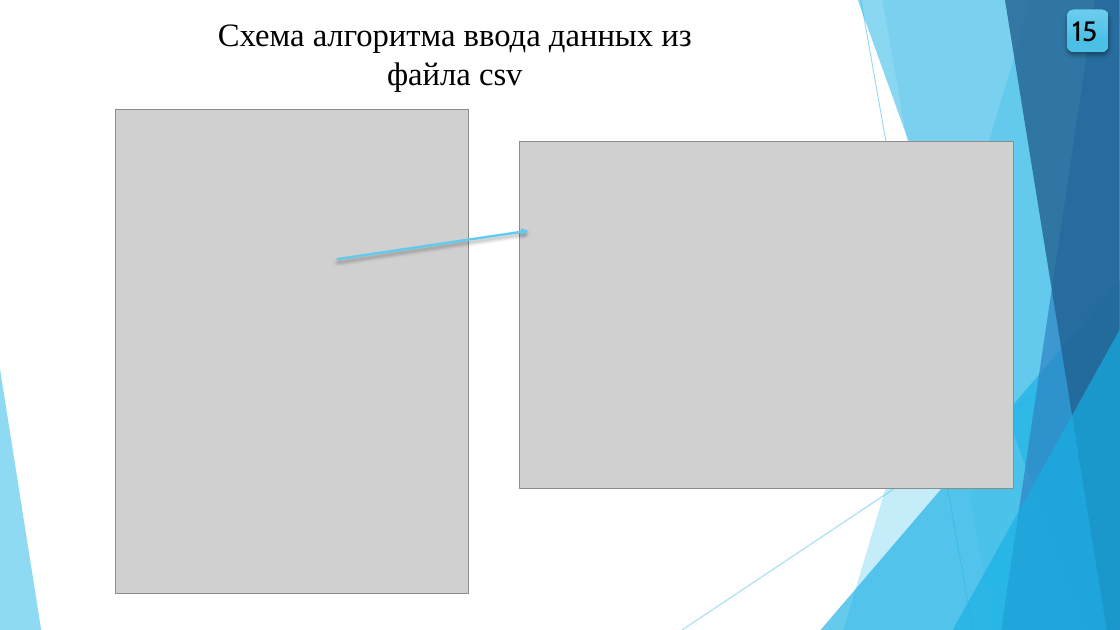
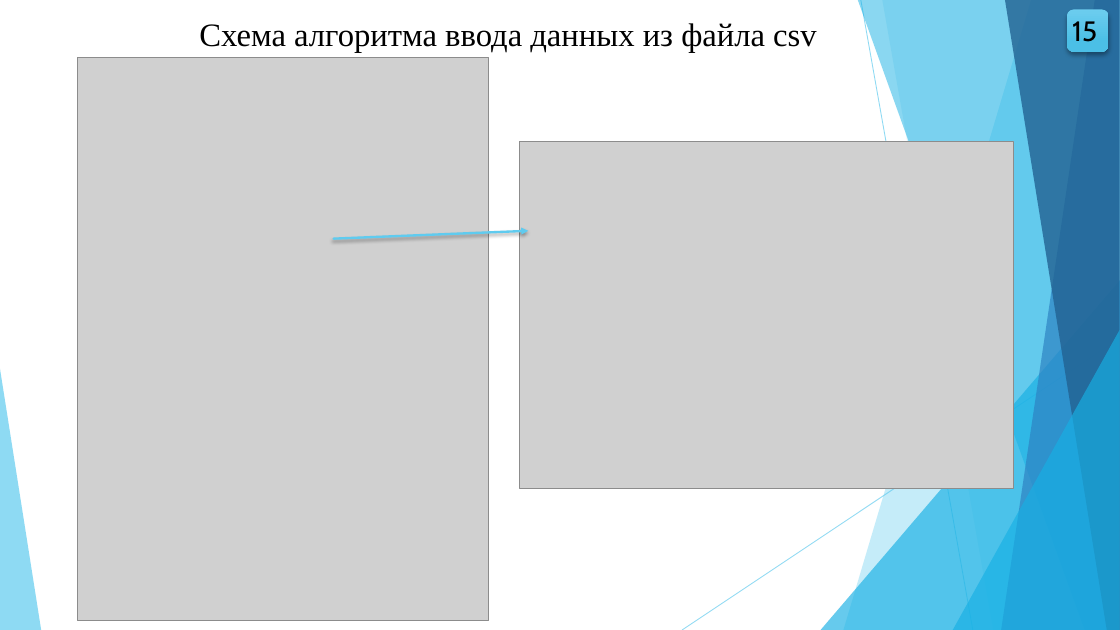
Before and after one commit to wolfufu/EpidemicModelsApp, a slide deck: slide 15 of VKR_Volkova_VMO41.pptx. Drawn at 1120x630 pixels with LibreOffice and Linux fonts; fonts in the diff are those of the drawing; grey boxes stand for pictures. Boxes give left, top, right and bottom in pixels: in the first picture for what was removed or moved away, otherwise in the second. Text is boxed around its words. In the diff, an @@ line names an element or a change of style, - is before the commit and + after.

```diff
--- a/VKR_Volkova_VMO41.pptx
+++ b/VKR_Volkova_VMO41.pptx
@@ text "Схема алгоритма ввода данных из ..." rewrapped from (218, 24, 691, 91) to (199, 23, 816, 52) @@
@@ picture: place and size @@
-picture at (115, 109, 469, 593)
+picture at (77, 57, 489, 620)
@@ arrow moved from (338, 259) - (528, 231) to (334, 239) - (528, 231) @@
```
Also in this commit, not shown: 4 other slides changed, 4 other files.
